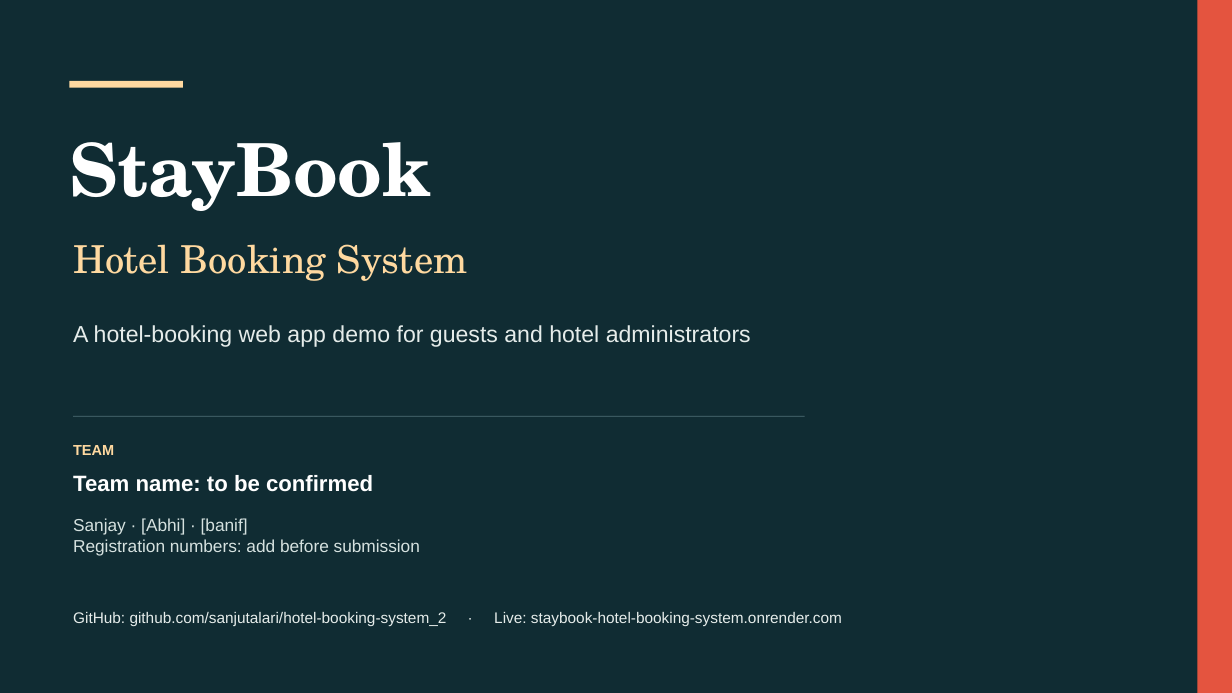
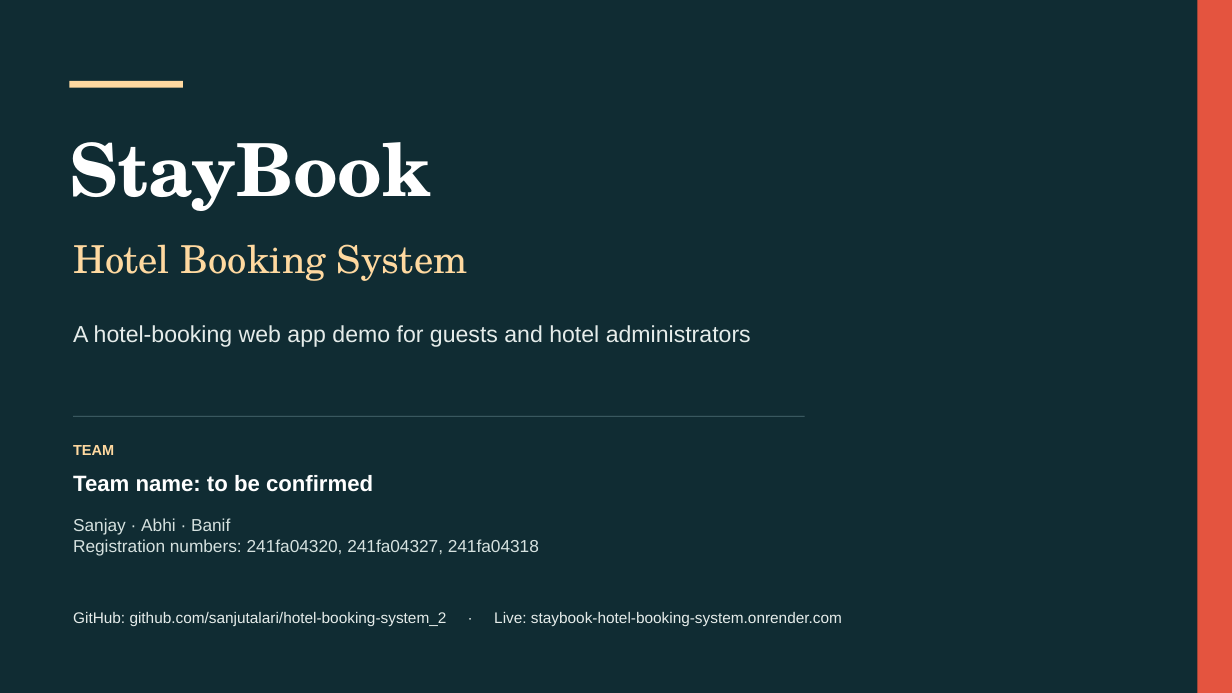
Before and after one commit to sanjutalari/hotel-booking-system_2, a slide deck: slide 1 of docs/StayBook_Project_Presentation.pptx. Drawn at 1232x693 pixels with LibreOffice and Linux fonts; fonts in the diff are those of the drawing. Boxes give left, top, right and bottom in pixels: in the first picture for what was removed or moved away, otherwise in the second. Text is boxed around its words. In the diff, an @@ line names an element or a change of style, - is before the commit and + after.

```diff
--- a/docs/StayBook_Project_Presentation.pptx
+++ b/docs/StayBook_Project_Presentation.pptx
@@ text at [73,518,539,555]: text changed @@
-Sanjay · [Abhi] · [banif]
-Registration numbers: add before submission
+Sanjay · Abhi · Banif
+Registration numbers: 241fa04320, 241fa04327, 241fa04318
```
Also in this commit, not shown: 1 other slide changed, 15 other files.
